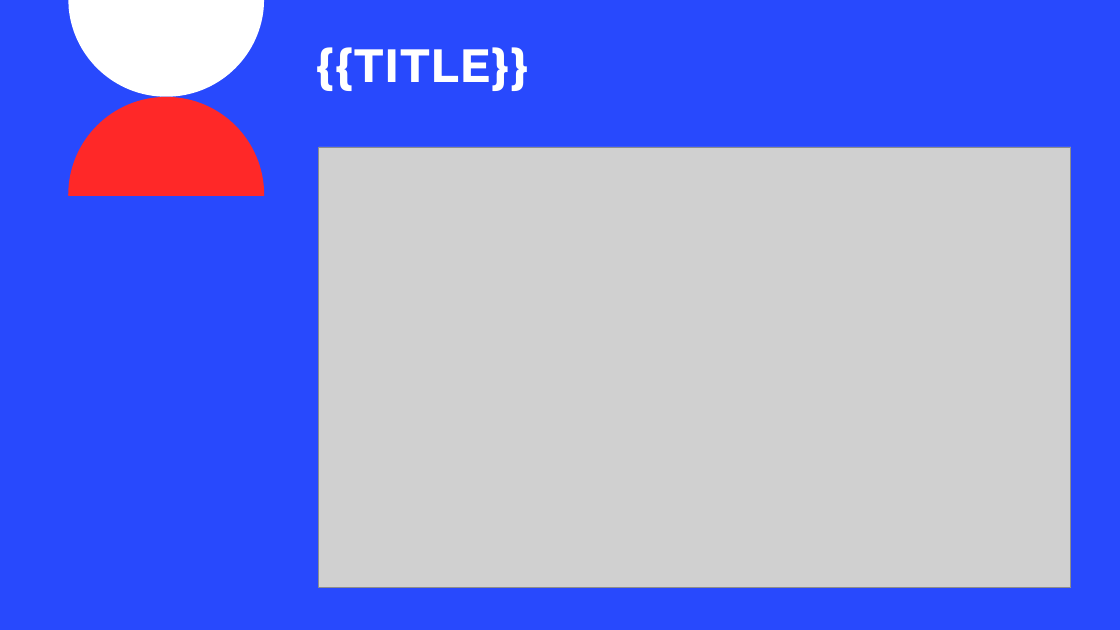
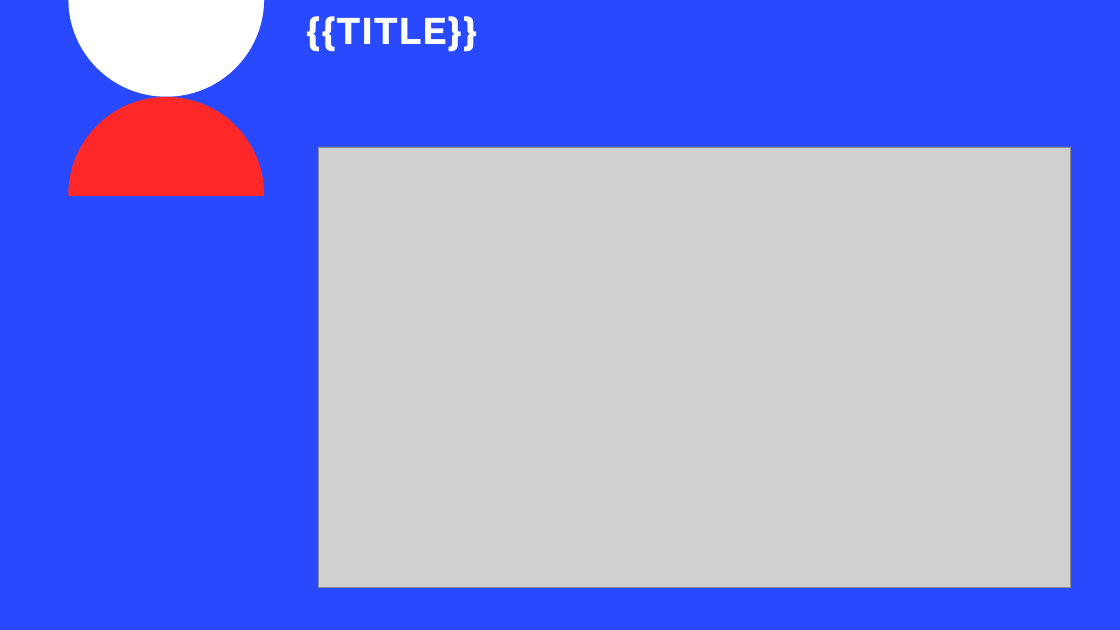
Before and after one commit to abdulzain6/Academi-AI-backend, a slide deck: slide 6 of api/lib/presentation_maker/template_dir/Simplistic_Elegance.pptx. Drawn at 1120x630 pixels with LibreOffice and Linux fonts; fonts in the diff are those of the drawing; grey boxes stand for pictures; background and template pictures are left out. Boxes give left, top, right and bottom in pixels: in the first picture for what was removed or moved away, otherwise in the second. Text is boxed around its words. In the diff, an @@ line names an element or a change of style, - is before the commit and + after.

```diff
--- a/api/lib/presentation_maker/template_dir/Simplistic_Elegance.pptx
+++ b/api/lib/presentation_maker/template_dir/Simplistic_Elegance.pptx
@@ title "{{TITLE}}": place and size @@
-title "{{TITLE}}" at bbox=[315, 47, 529, 91]
+title "{{TITLE}}" at bbox=[305, 16, 478, 52]
@@ title "{{TITLE}}" at bbox=[305, 16, 478, 52]: size 40 to 32 pt @@
```
Also in this commit, not shown: 2 other slides changed.
